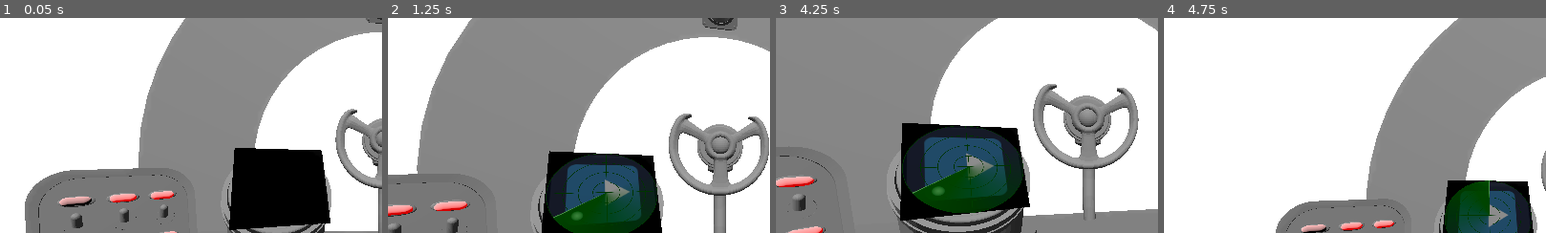
Above: before the commit, frames 1-4 (left to right).
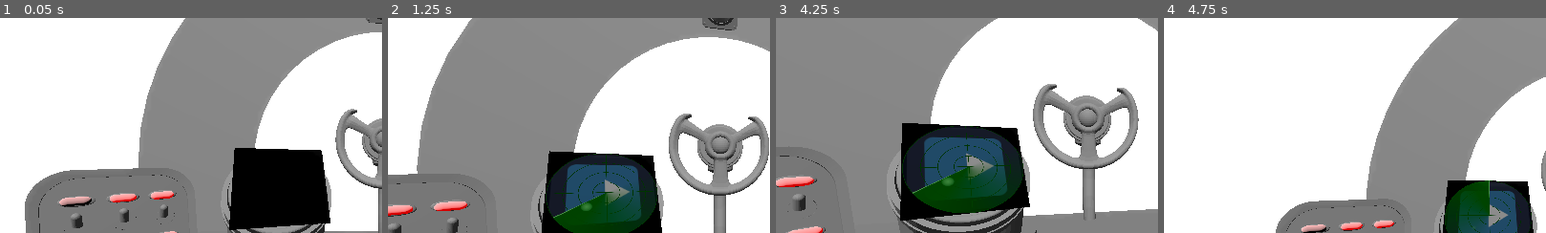
Above: after the commit, the same moments.

Repository: YAGOTAGO/UnderPressure
Game: Godot game, scene res://scenes/main.tscn
Two runs of this game, one before a commit and one after it. Both use one fixed random seed, a clock stepped at 60 frames per second and the inputs below. The engine's default icon, where the game draws it, is replaced by a stand-in: a white triangle on a blue panel in a dark square.
Inputs (mouse positions are % of the whole screen's width and height, from its top left):
- Up to frame 1 (0.05 s): no input
- Up to frame 2 (1.25 s): move the mouse to (72, 45) at 0.52 s; click (72, 45) at 0.6 s
- Up to frame 3 (4.25 s): drag from (30, 55) to (45, 70) at 1.27 s; move the mouse to (60, 28) at 2.02 s; click (60, 28) at 2.1 s; drag from (45, 70) to (20, 35) at 2.77 s; move the mouse to (80, 65) at 3.52 s; click (80, 65) at 3.6 s
- Up to frame 4 (4.75 s): drag from (20, 35) to (35, 25) at 4.27 s
The pictures show only the part of the screen within x 0-50%, y 14-64%; the shares and areas given below are measured in that part.

Frame 1 is identical in both runs. In frame 2, 0.2% of the frame differs, in the area x 48-54%, y 85-95%; in frame 3, 0.2%, in the area x 41-47%, y 74-83%; in frame 4, less than 0.1%.

Commit message:
Blip Randomize

Diff:
--- a/assets/radar/radar.gd
+++ b/assets/radar/radar.gd
@@ -1,19 +1,25 @@
-extends Node2D
+extends Node3D
 
-@onready var animation: AnimationPlayer = %AnimationPlayer
-@onready var radar_shader_material: ShaderMaterial = %BG.material as ShaderMaterial
+#offset for blip
+const MIN_VAL: float = -0.5
+const MAX_VAL: float = 0.5
 
+@onready var radar_shader_material: ShaderMaterial = %Radar.get_shader_material()
+@onready var area: Area3D = %Area3D
+var is_broken: bool = false
+
+func _ready() -> void:
+	area.connect("clicked", fix)
+	activate()
 
 func activate() -> void:
+	var rand_x: float = randf_range(MIN_VAL, MAX_VAL)
+	var rand_y: float = randf_range(MIN_VAL, MAX_VAL)
+
+	radar_shader_material.set_shader_parameter("blip_position", Vector2(rand_x, rand_y))
 	radar_shader_material.set_shader_parameter("show_blip", true)
+	is_broken = true
 
 func fix() -> void:
 	radar_shader_material.set_shader_parameter("show_blip", false)
-
-# Called when the node enters the scene tree for the first time.
-func _ready() -> void:
-	animation.play("radar_cycle")
-	activate()
-
-func _on_area_3d_clicked() -> void:
-	fix()
+	is_broken = false
--- a/assets/radar/radar3D.tscn
+++ b/assets/radar/radar3D.tscn
@@ -1,5 +1,6 @@
-[gd_scene load_steps=9 format=3 uid="uid://b41kfcvyxm41"]
+[gd_scene load_steps=10 format=3 uid="uid://b41kfcvyxm41"]
 
+[ext_resource type="Script" path="res://assets/radar/radar.gd" id="1_8rlvd"]
 [ext_resource type="ArrayMesh" uid="uid://65ecgbvgigv6" path="res://assets/radar/radar.obj" id="1_wykoq"]
 [ext_resource type="Script" path="res://scripts/viewport/viewport_basic.gd" id="2_83o4l"]
 [ext_resource type="PackedScene" uid="uid://1am2aay0iwcb" path="res://scenes/2d_views/radar_view.tscn" id="2_i3uii"]
@@ -14,6 +15,7 @@
 size = Vector3(0.557602, 0.0734863, 0.577576)
 
 [node name="Radar" type="Node3D"]
+script = ExtResource("1_8rlvd")
 
 [node name="RadarObj" type="MeshInstance3D" parent="."]
 transform = Transform3D(1, 0, 0, 0, 1, 0, 0, 0, 1, -2, 0, -2)
@@ -31,6 +33,7 @@
 size = Vector2i(1077, 1082)
 
 [node name="Radar" parent="SubViewport" instance=ExtResource("2_i3uii")]
+unique_name_in_owner = true
 
 [node name="Button Container" type="Node3D" parent="."]
 transform = Transform3D(1, 0, 0, 0, 1, 0, 0, 0, 1, -2.36929, 0, -2.72682)
@@ -41,6 +44,7 @@
 skeleton = NodePath("../..")
 
 [node name="Area3D" type="Area3D" parent="Button Container"]
+unique_name_in_owner = true
 monitoring = false
 monitorable = false
 script = ExtResource("4_8y24s")
@@ -48,7 +52,3 @@
 [node name="CollisionShape3D" type="CollisionShape3D" parent="Button Container/Area3D"]
 transform = Transform3D(1, 0, 0, 0, 1, 0, 0, 0, 1, 2.66194, 0.0645822, 3.75221)
 shape = SubResource("BoxShape3D_2161e")
-
-[connection signal="clicked" from="Button Container/Area3D" to="SubViewport/Radar" method="_on_area_3d_clicked"]
-[connection signal="mouse_entered" from="Button Container/Area3D" to="Button Container" method="_on_mouse_entered"]
-[connection signal="mouse_exited" from="Button Container/Area3D" to="Button Container" method="_on_mouse_exited"]
--- a/scenes/2d_views/radar_view.tscn
+++ b/scenes/2d_views/radar_view.tscn
@@ -1,9 +1,18 @@
-[gd_scene load_steps=9 format=3 uid="uid://1am2aay0iwcb"]
+[gd_scene load_steps=10 format=3 uid="uid://1am2aay0iwcb"]
 
-[ext_resource type="Script" path="res://assets/radar/radar.gd" id="1_xy721"]
 [ext_resource type="Shader" path="res://shaders/radar.gdshader" id="2_kalq3"]
 [ext_resource type="Texture2D" uid="uid://qap6crr7x770" path="res://icon.svg" id="3_6aud8"]
 [ext_resource type="AudioStream" uid="uid://nx52va3gyu3j" path="res://sounds/sonar.wav" id="4_b21wm"]
+[ext_resource type="Script" path="res://scripts/autoplay_animation.gd" id="4_loj56"]
+
+[sub_resource type="GDScript" id="GDScript_ij6vs"]
+script/source = "extends Node2D
+
+@onready var shader_material: ShaderMaterial = %BG.material as ShaderMaterial
+
+func get_shader_material() -> ShaderMaterial:
+	return shader_material
+"
 
 [sub_resource type="ShaderMaterial" id="ShaderMaterial_ank6x"]
 shader = ExtResource("2_kalq3")
@@ -77,7 +86,7 @@
 }
 
 [node name="Radar" type="Node2D"]
-script = ExtResource("1_xy721")
+script = SubResource("GDScript_ij6vs")
 
 [node name="BG" type="Sprite2D" parent="."]
 unique_name_in_owner = true
@@ -86,11 +95,14 @@
 texture = ExtResource("3_6aud8")
 offset = Vector2(64, 64)
 
-[node name="AnimationPlayer" type="AnimationPlayer" parent="."]
+[node name="AnimationPlayer" type="AnimationPlayer" parent="." node_paths=PackedStringArray("animation_player")]
 unique_name_in_owner = true
 libraries = {
 "": SubResource("AnimationLibrary_x6rot")
 }
+script = ExtResource("4_loj56")
+animation_player = NodePath(".")
+animation_name = "radar_cycle"
 
 [node name="AudioStreamPlayer3D" type="AudioStreamPlayer3D" parent="."]
 stream = ExtResource("4_b21wm")
--- /dev/null
+++ b/scripts/autoplay_animation.gd
@@ -0,0 +1,7 @@
+extends Node
+
+@export var animation_player: AnimationPlayer
+@export var animation_name: String
+
+func _ready() -> void:
+	animation_player.play(animation_name)
--- a/scripts/camera.gd
+++ b/scripts/camera.gd
@@ -17,8 +17,6 @@
 
 func _process(_delta: float) -> void:
 	var mouse_delta: Vector2 = Input.get_last_mouse_velocity()  # Get mouse movement since the last frame
-
-	print(mouse_delta.length())
 
 	# Ignore small movements to reduce jitter
 	if mouse_delta.length() < mouse_threshold:
